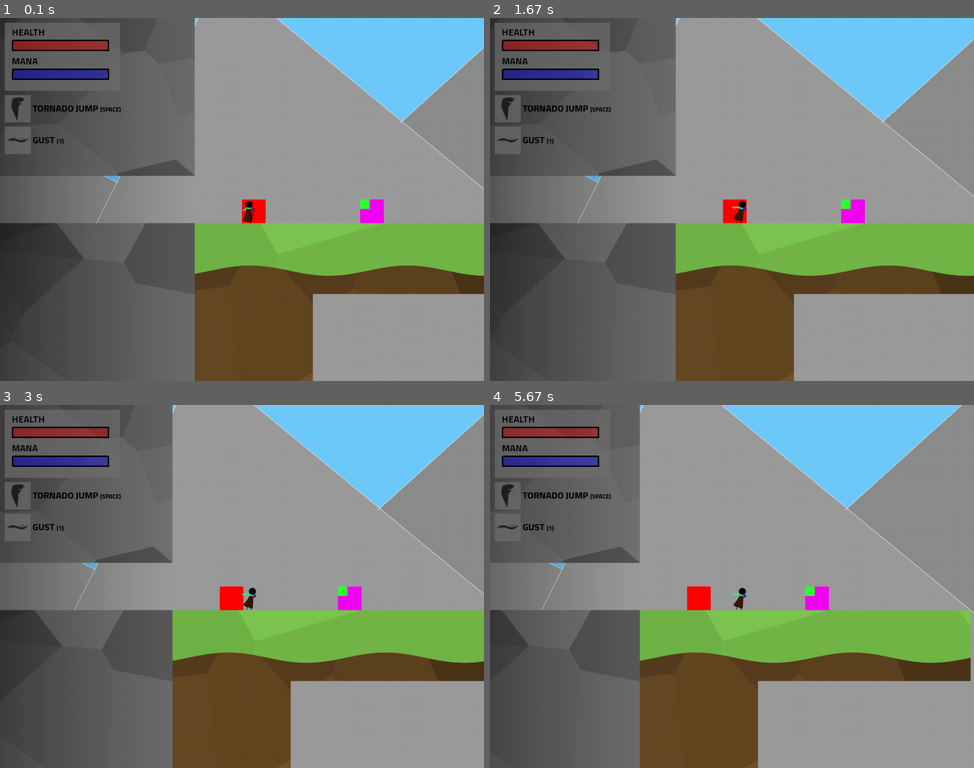
Above: before the commit, frames 1-4 (two rows, left to right).
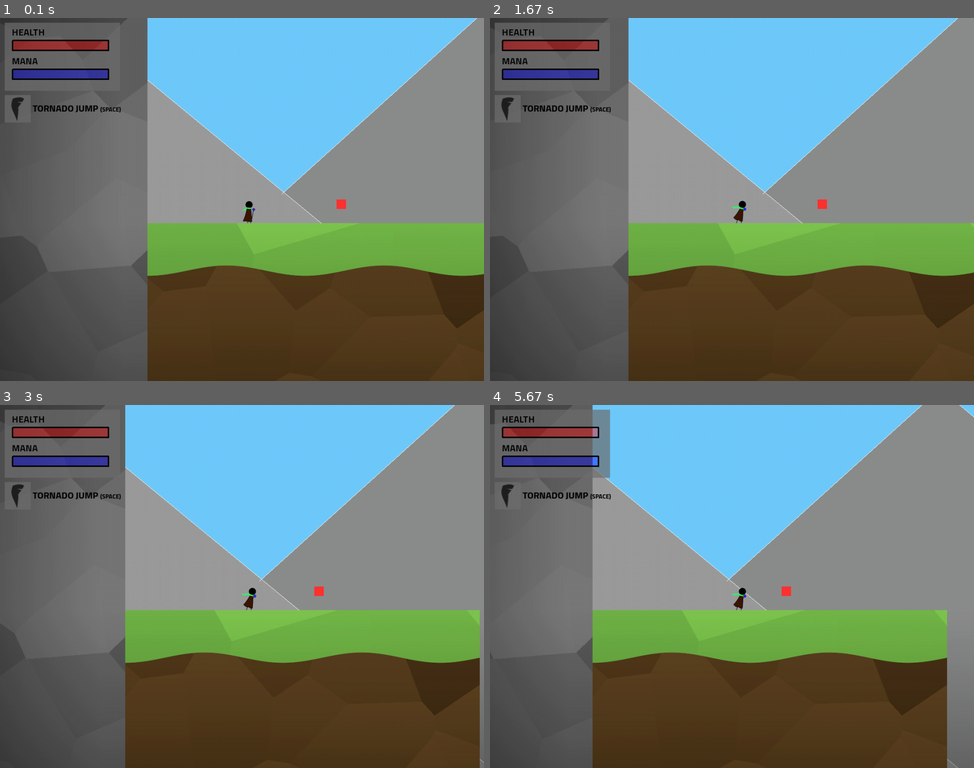
Above: after the commit, the same moments.

Repository: icanwalkonwater/sb-gamejam-pygame
Game: pygame game, started from src/main.py
The game is run twice, just before and just after one commit, with the same random seed, the same clock (stepped at 60 frames per second) and the same inputs.
Inputs:
- Up to frame 1 (0.1 s): no input
- Up to frame 2 (1.67 s): tap D at 0.33, 0.67, 1.07, 1.37, 1.57 s
- Up to frame 3 (3 s): tap D at 1.9, 2.2, 2.4, 2.7, 2.97 s
- Up to frame 4 (5.67 s): tap D at 3.3, 3.6, 3.73, 4.13, 4.43, 4.8, 5.2, 5.5 s

The runs differ from the first frame. In frame 1, 36% of the frame differs, in the area x 0-100%, y 0-100%; in frame 2, 36%; in frame 3, 37%; in frame 4, 39%.

Commit message:
Audio (#16)
Audio
* ajout de l'audio
* minor fixes

Diff:
--- a/src/game_objects/abilities.py
+++ b/src/game_objects/abilities.py
@@ -7,6 +7,7 @@
 from game_objects.entities.projectile import GustProjectile, SlamProjectile, TornadoProjectile
 from game_objects.game_object import GameObject
 from game_objects.physics import RigidPhysicsAwareGameObject
+from music_manager import MusicManager
 from scene import Scene
 from scene_management import SceneManagement
 
@@ -89,6 +90,7 @@
                 player.apply_force(self._gust_backward_strength_calc(player))
 
                 self._next_usage = time.time() + self.cooldown
+                MusicManager.play_sound_effect('gust')
 
 
 class SlamAbility(Ability):
@@ -128,3 +130,4 @@
                 projectile_slam.move(self._slam_position_calc(player, projectile_slam.image))
 
                 self._next_usage = time.time() + self.cooldown
+                MusicManager.play_sound_effect('slam')
--- a/src/main.py
+++ b/src/main.py
@@ -11,6 +11,7 @@
 from game_objects.environement_props import ButtonGameObject, WindGameObject
 from game_objects.game_object import GameObject
 from keyboard_input import InputController
+from music_manager import MusicManager
 from scene import Scene
 from scene_loader import SceneLoader
 from scene_management import SceneManagement
@@ -75,8 +76,6 @@
 
     ui_comps = get_ui(player)
 
-
-
     scene: Scene = Scene(background, [red_box, orange_box, floor, wall_left, wall_right],
                          [player, enemy, enemy2, button, wind_stream], ui_comps)
 
@@ -98,7 +97,6 @@
 
     PlayerManagement.init(Player())
 
-
     # Setup scene management
     SceneManagement.init({
         'main': create_test_scene(screen),
@@ -107,7 +105,7 @@
         'level_1': SceneLoader('levels/level_1_tutorial.xml').parse_all(),
         'level_2': SceneLoader('levels/level_2_tutorial.xml').parse_all()
     })
-    SceneManagement.load_scene('level_2')
+    SceneManagement.load_scene('level_1')
 
     # Setup clock
     clock: pygame.time.Clock = pygame.time.Clock()
@@ -115,6 +113,9 @@
 
     # Used to
     last_fps_update = time.time()
+
+    # start the music
+    MusicManager.init()
 
     # Game loop
     while True:
--- /dev/null
+++ b/src/music_manager.py
@@ -0,0 +1,29 @@
+import os
+from typing import Dict
+
+from pygame import mixer
+
+
+class MusicManager:
+    __sound_effects: Dict[str, mixer.Sound] = {}
+
+    @classmethod
+    def init(cls):
+        mixer.init(22100, -16, 2, 64)
+        cls.__sound_effects: Dict[str, mixer.Sound] = {
+            'gust': mixer.Sound(os.path.join("assets", "audio", "gust.wav")),
+            'slam': mixer.Sound(os.path.join("assets", "audio", "slam-1.ogg"))
+        }
+
+    @classmethod
+    def play_music(cls):
+        mixer.music.load(os.path.join("assets", "audio", "musique_combat.wav"))
+        mixer.music.play(-1)
+
+    @classmethod
+    def stop_music(cls):
+        mixer.music.stop()
+
+    @classmethod
+    def play_sound_effect(cls, name: str):
+        cls.__sound_effects[name].play()
--- a/src/scene_management.py
+++ b/src/scene_management.py
@@ -4,6 +4,7 @@
 import pygame
 
 from game_objects.entities.player_management import PlayerManagement
+from music_manager import MusicManager
 from scene import Scene
 
 
@@ -35,3 +36,6 @@
 
         cls.active_scene.draw_init(pygame.display.get_surface())
         cls.active_scene.start()
+
+        MusicManager.stop_music()
+        MusicManager.play_music()
Not shown, added: assets/audio/gust.wav
Not shown, added: assets/audio/musique_combat.m4a
Not shown, added: assets/audio/musique_combat.wav
Not shown, added: assets/audio/slam-1.ogg
Not shown, added: assets/audio/slam.wav
